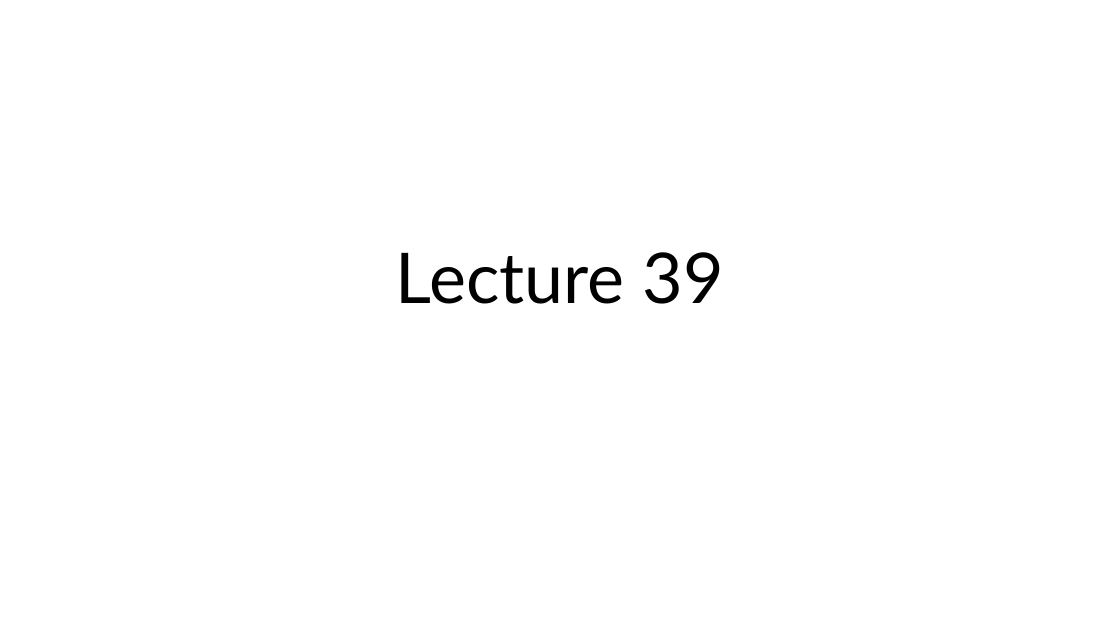
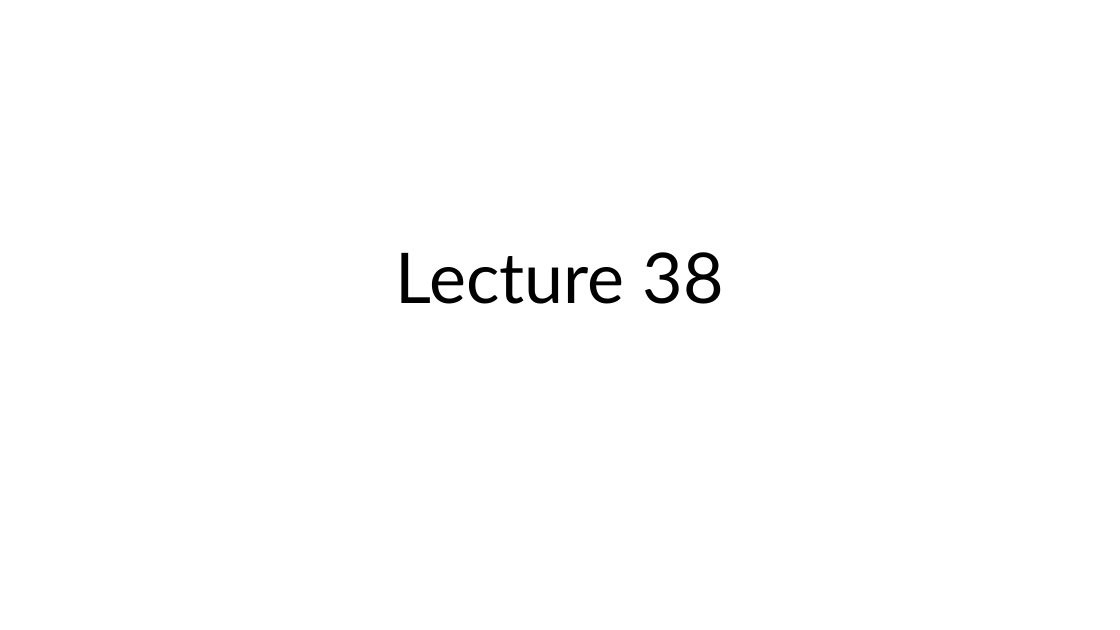
Before and after one commit to rtlines/Introductory-Physics-II, a slide deck: slide 1 of Lecture_Slides/PH 123 Lecture 39.pptx. Drawn at 1120x630 pixels with LibreOffice and Linux fonts; fonts in the diff are those of the drawing. Boxes give left, top, right and bottom in pixels: in the first picture for what was removed or moved away, otherwise in the second. Text is boxed around its words. In the diff, an @@ line names an element or a change of style, - is before the commit and + after.

```diff
--- a/Lecture_Slides/PH 123 Lecture 39.pptx
+++ b/Lecture_Slides/PH 123 Lecture 39.pptx
@@ title at (396,252,724,304): text changed @@
-Lecture 39
+Lecture 38
```
Also in this commit, not shown: 33 slides added, 32 slides removed, 35 other files.
